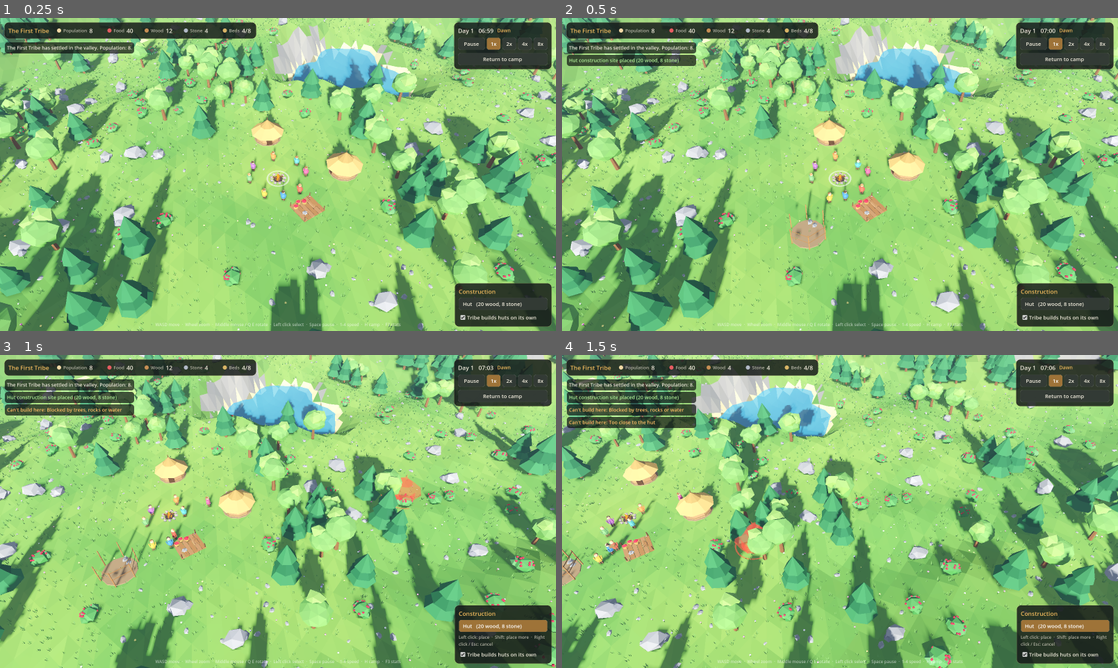
Above: before the commit, frames 1-4 (two rows, left to right).
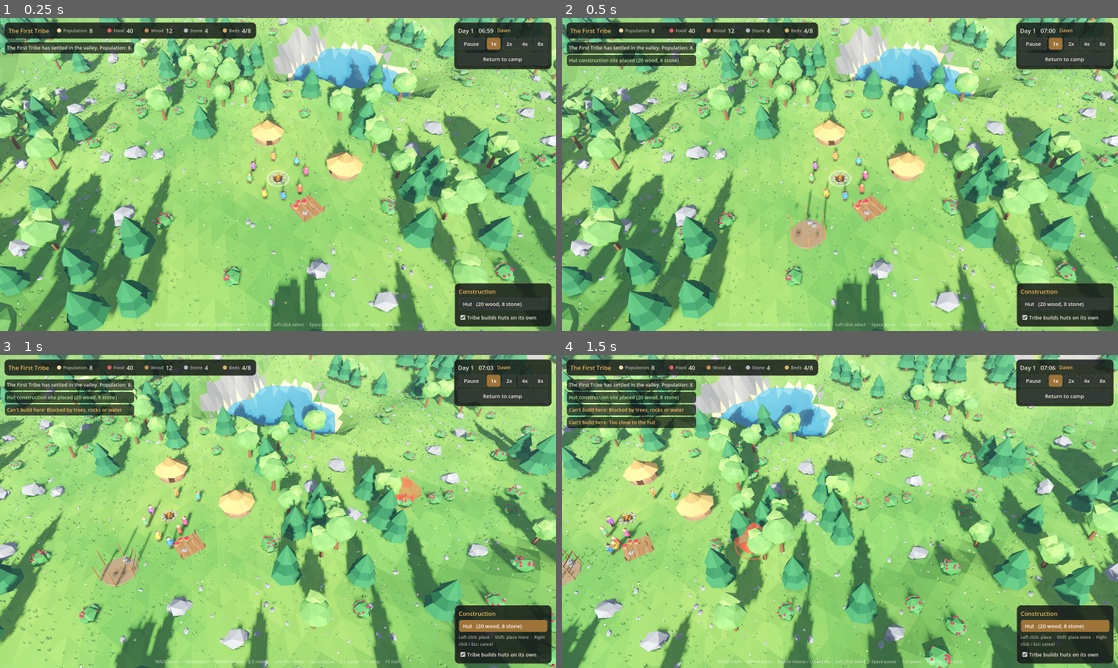
Above: after the commit, the same moments.

Repository: vertopal16-blip/claude_tribe
Game: Godot game, scene res://scenes/main.tscn
Same seed, same stepped clock (60 frames per second), same inputs: the game is played once before the commit and once after it.
Inputs (mouse positions are in pixels of both pictures, inside the frame that each line leads up to):
- Up to frame 1 (0.25 s): no input
- Up to frame 2 (0.5 s): no input
- Up to frame 3 (1 s): move the mouse to (400, 495) at 0.52 s; hold Right from 0.53 s (still down); hold B (build_hut) from 0.53 s (still down); click (400, 495) at 0.67 s
- Up to frame 4 (1.5 s): release Right at 1.25 s; release B (build_hut) at 1.25 s; drag from (728, 527) to (812, 574) at 1.27 s

Frame 1 is identical in both runs. In frame 2, 0.2% of the frame differs, in the area x 47-56%, y 42-60%; in frame 3, 0.5%, in the area x 26-39%, y 41-63%; in frame 4, 0.4%.

Commit message:
Preserve social simulation spec; add architectural seams for it
Social systems are NOT implemented. This adds the design document and the
small seams the future milestone needs:

- docs/FUTURE_SOCIAL_SIMULATION.md: preserved spec, module plan, memory /
  knowledge / dialogue-validation design, seam map, known gaps, phase order
- Villager.record_event(): villager events now carry plain serializable data
  (stable ids, time, day, position) instead of node references
- VillagerKnowledge: single interface for resource lookups (replaceable by
  learned, perception-limited knowledge)
- Stable entity ids for buildings and resource nodes (WorldContext)
- SettlementPlanner extracted from Tribe with a score_site() hook
- Brain RNG seeded from world seed + villager id
- Tests: event payload contract and entity id uniqueness

Co-Authored-By: Claude Opus 5.5 <noreply@anthropic.com>
Claude-Session: https://claude.ai/code/session_017uD38qEKpGpzreGyR6uopG

Diff:
--- a/scripts/autoload/event_bus.gd
+++ b/scripts/autoload/event_bus.gd
@@ -8,8 +8,11 @@
 signal population_changed(count: int)
 signal villager_spawned(villager: Node)
 signal villager_died(villager: Node, cause: String)
-## Generic hook for meaningful villager actions ("ate", "delivered", "built"...).
-## Intended consumer: a future per-villager memory system.
+## Meaningful villager actions ("ate", "delivered", "completed_building"...).
+## Emitted only through Villager.record_event(), so `data` is always plain,
+## serializable values: stable ids instead of node references, plus
+## "villager_id", "time", "day" and "position". Intended consumers: a future
+## per-villager memory system, statistics and save files.
 signal villager_event(villager: Node, event_name: StringName, data: Dictionary)
 signal building_placed(building: Node)
 signal building_completed(building: Node)
--- a/scripts/buildings/building.gd
+++ b/scripts/buildings/building.gd
@@ -8,6 +8,8 @@
 const COLLISION_LAYER := 8  # bit 4 -> "buildings"
 
 var def: BuildingDef
+## Stable id from WorldContext.allocate_entity_id().
+var entity_id: int = 0
 var is_complete := false
 var delivered: Dictionary = ResourceType.empty_amounts()
 var in_transit: Dictionary = ResourceType.empty_amounts()
@@ -37,7 +39,7 @@
 func _ready() -> void:
 	collision_layer = COLLISION_LAYER
 	collision_mask = 0
-	name = "%s_%d" % [String(def.id).capitalize(), get_instance_id()]
+	name = "%s_%d" % [String(def.id).capitalize(), entity_id]
 	var shape := CylinderShape3D.new()
 	shape.radius = def.footprint_radius
 	shape.height = 3.0 if def.housing > 0 else 1.2
--- a/scripts/core/main.gd
+++ b/scripts/core/main.gd
@@ -48,6 +48,7 @@
 	ctx.nav = nav
 	ctx.resources = ResourceRegistry.new(nav)
 	ctx.rng = rng
+	ctx.world_seed = world_seed
 	ctx.world_root = world
 
 	tribe = Tribe.new()
--- a/scripts/core/world_context.gd
+++ b/scripts/core/world_context.gd
@@ -11,3 +11,15 @@
 var rng: RandomNumberGenerator
 ## Node under which world entities (villagers, buildings, nodes) are spawned.
 var world_root: Node3D
+var world_seed: int = 0
+
+var _next_entity_id := 1
+
+
+## Stable id for world objects (buildings, resource nodes). Unlike instance
+## ids these are deterministic for a given seed and safe to persist, so
+## memories and save files can refer to "that hut" or "that tree".
+func allocate_entity_id() -> int:
+	var id := _next_entity_id
+	_next_entity_id += 1
+	return id
--- /dev/null
+++ b/scripts/tribe/settlement_planner.gd
@@ -0,0 +1,82 @@
+class_name SettlementPlanner
+extends RefCounted
+## Decides when the tribe needs new buildings and where they go.
+##
+## Kept separate from Tribe so placement logic can grow independently. Today:
+## the tribe builds huts when beds run short, at the best-scoring valid spot
+## around the camp. Later, per-villager preferences (family, friends, rivals,
+## independence, work places) feed into score_site() so the shape of each
+## settlement emerges from its people.
+
+const INTERVAL := 5.0
+const MAX_AUTO_SITES := 1
+const RING_START := 9.0
+const RING_STEP := 2.5
+## Candidates per ring are spaced about this many metres apart.
+const CANDIDATE_SPACING := 4.0
+
+var tribe: Tribe
+var _timer := 0.0
+
+
+func _init(t: Tribe) -> void:
+	tribe = t
+
+
+func tick(dt: float) -> void:
+	_timer -= dt
+	if _timer > 0.0:
+		return
+	_timer = INTERVAL
+	if tribe.auto_build:
+		_plan_housing()
+
+
+func _plan_housing() -> void:
+	if tribe.planned_housing() >= tribe.population():
+		return
+	var auto_sites := 0
+	for s in tribe.construction_sites():
+		if not s.placed_by_player:
+			auto_sites += 1
+	if auto_sites >= MAX_AUTO_SITES:
+		return
+	var hut := BuildingCatalog.get_def(&"hut")
+	var spot := find_build_spot(hut)
+	if spot != Vector3.INF:
+		tribe.place_building(hut, spot, false)
+
+
+## Best valid spot for `def`, or Vector3.INF if none fits.
+func find_build_spot(def: BuildingDef) -> Vector3:
+	var ctx := tribe.ctx
+	var best := Vector3.INF
+	var best_score := -INF
+	var r := RING_START
+	while r <= ctx.config.settlement_build_radius:
+		var steps := int(TAU * r / CANDIDATE_SPACING)
+		var offset := ctx.rng.randf() * TAU
+		for i in steps:
+			var a := offset + TAU * i / steps
+			var p := tribe.center + Vector3(cos(a), 0, sin(a)) * r
+			if tribe.can_place(def, p) != "":
+				continue
+			var score := score_site(def, p)
+			if score > best_score:
+				best_score = score
+				best = p
+		# Rings are searched inside-out; stop at the first ring with a valid spot
+		# so the camp stays compact (and the search stays cheap).
+		if best != Vector3.INF:
+			return best
+		r += RING_STEP
+	return best
+
+
+## Desirability of a valid spot (higher is better). Currently prefers flat,
+## close ground; this is where social and personal preferences plug in.
+func score_site(_def: BuildingDef, pos: Vector3) -> float:
+	var ctx := tribe.ctx
+	var flatness := ctx.terrain.normal_at(pos.x, pos.z).y
+	var distance := Vector2(pos.x - tribe.center.x, pos.z - tribe.center.z).length()
+	return flatness * 10.0 - distance * 0.1
--- a/scripts/tribe/tribe.gd
+++ b/scripts/tribe/tribe.gd
@@ -7,8 +7,6 @@
 
 const VILLAGER_SCENE := preload("res://scenes/villager.tscn")
 const SEPARATION_RADIUS := 0.75
-const PLANNER_INTERVAL := 5.0
-const MAX_AUTO_SITES := 1
 const MAX_SITES := 4
 
 const NAMES: Array[String] = [
@@ -30,9 +28,9 @@
 var center := Vector3.ZERO
 var auto_build := true
 var deaths := 0
+var planner: SettlementPlanner
 
 var _next_villager_id := 1
-var _planner_timer := 0.0
 var _goal_counts: Dictionary = {}
 var _decisions_left := 0
 
@@ -46,6 +44,7 @@
 func setup(context: WorldContext) -> void:
 	ctx = context
 	auto_build = ctx.config.auto_build_huts
+	planner = SettlementPlanner.new(self)
 	var c := ctx.terrain.settlement_center
 	center = ctx.terrain.snap_to_ground(Vector3(c.x, 0, c.y))
 	campfire = _spawn_building(BuildingCatalog.get_def(&"campfire"), center, true)
@@ -111,10 +110,7 @@
 	_update_separation()
 	for v in villagers.duplicate():
 		v.sim_tick(dt)
-	_planner_timer -= dt
-	if _planner_timer <= 0.0:
-		_planner_timer = PLANNER_INTERVAL
-		_plan_construction()
+	planner.tick(dt)
 	perf_last_tick_ms = (Time.get_ticks_usec() - t0) / 1000.0
 	perf_avg_tick_ms = lerpf(perf_avg_tick_ms, perf_last_tick_ms, 0.05)
 	perf_max_tick_ms = maxf(perf_max_tick_ms, perf_last_tick_ms)
@@ -210,7 +206,7 @@
 	if int(cargo["amount"]) <= 0:
 		return
 	stockpile.add(cargo["type"], cargo["amount"])
-	EventBus.villager_event.emit(v, &"delivered", cargo)
+	v.record_event(&"delivered", {"resource_type": cargo["type"], "amount": cargo["amount"]})
 
 
 func _on_stockpile_changed(amounts: Dictionary) -> void:
@@ -356,6 +352,7 @@
 func _spawn_building(def: BuildingDef, pos: Vector3, complete: bool) -> Building:
 	var b := Building.new()
 	b.setup(def, complete)
+	b.entity_id = ctx.allocate_entity_id()
 	ctx.world_root.add_child(b)
 	# Sit on the lowest point of the footprint so nothing floats.
 	var y := ctx.terrain.height_at(pos.x, pos.z)
@@ -383,35 +380,9 @@
 	EventBus.notify("A new %s has been completed!" % b.def.display_name.to_lower(), &"build")
 
 
-func _plan_construction() -> void:
-	if not auto_build:
-		return
-	var hut := BuildingCatalog.get_def(&"hut")
-	if planned_housing() >= population():
-		return
-	var auto_sites := 0
-	for s in construction_sites():
-		if not s.placed_by_player:
-			auto_sites += 1
-	if auto_sites >= MAX_AUTO_SITES:
-		return
-	var spot := find_build_spot(hut)
-	if spot != Vector3.INF:
-		place_building(hut, spot, false)
-
-
+## Kept for callers that only need a spot; planning lives in SettlementPlanner.
 func find_build_spot(def: BuildingDef) -> Vector3:
-	var r := 9.0
-	while r <= ctx.config.settlement_build_radius:
-		var steps := int(TAU * r / 4.0)
-		var offset := ctx.rng.randf() * TAU
-		for i in steps:
-			var a := offset + TAU * i / steps
-			var p := center + Vector3(cos(a), 0, sin(a)) * r
-			if can_place(def, p) == "":
-				return p
-		r += 2.5
-	return Vector3.INF
+	return planner.find_build_spot(def)
 
 
 # --------------------------------------------------------------------------
--- a/scripts/villager/tasks/build_task.gd
+++ b/scripts/villager/tasks/build_task.gd
@@ -85,7 +85,8 @@
 					var used := site.complete_delivery(material_type, carried)
 					villager.inventory.remove(used)
 					_reserved_amount = 0
-					EventBus.villager_event.emit(villager, &"delivered_materials", {"site": site, "amount": used})
+					villager.record_event(&"delivered_materials", {"building_id": site.entity_id,
+							"building_type": site.def.id, "resource_type": material_type, "amount": used})
 					if site.materials_complete() and site.builders < site.def.max_builders:
 						site.builders += 1
 						_is_builder = true
@@ -105,7 +106,7 @@
 			if site.is_complete:
 				return Status.SUCCEEDED
 			if site.add_work(ctx.config.build_rate * villager.needs.performance() * dt):
-				EventBus.villager_event.emit(villager, &"completed_building", {"building": site})
+				villager.record_event(&"completed_building", {"building_id": site.entity_id, "building_type": site.def.id})
 				return Status.SUCCEEDED
 	return Status.RUNNING
 
--- a/scripts/villager/tasks/eat_task.gd
+++ b/scripts/villager/tasks/eat_task.gd
@@ -28,10 +28,8 @@
 
 
 func _find_bush() -> bool:
-	var region := villager.get_region()
 	for attempt in 3:
-		var candidate := ctx.resources.find_best(ResourceType.FOOD, villager.global_position, region,
-				villager.brain.get_blacklist())
+		var candidate := villager.knowledge.find_resource(ResourceType.FOOD)
 		if candidate == null or not candidate.reserve():
 			return false
 		if villager.movement.move_to(candidate.global_position, 3):
@@ -93,7 +91,10 @@
 	if got <= 0:
 		return _fail("The food was gone")
 	villager.needs.eat(got)
-	EventBus.villager_event.emit(villager, &"ate", {"amount": got, "source": source})
+	var data := {"amount": got, "source": Source.keys()[source].to_lower()}
+	if source == Source.BUSH and is_instance_valid(bush):
+		data["resource_id"] = bush.entity_id
+	villager.record_event(&"ate", data)
 	return Status.SUCCEEDED
 
 
--- a/scripts/villager/tasks/gather_task.gd
+++ b/scripts/villager/tasks/gather_task.gd
@@ -28,10 +28,8 @@
 
 
 func _acquire_node(max_distance: float) -> bool:
-	var region := villager.get_region()
 	for attempt in 3:
-		var candidate := ctx.resources.find_best(resource_type, villager.global_position, region,
-				villager.brain.get_blacklist(), ctx.tribe.storage.global_position, 0.6, max_distance)
+		var candidate := villager.knowledge.find_resource(resource_type, 0.6, max_distance)
 		if candidate == null:
 			return false
 		if not candidate.reserve():
--- a/scripts/villager/villager.gd
+++ b/scripts/villager/villager.gd
@@ -20,6 +20,7 @@
 var ctx: WorldContext
 var needs: VillagerNeeds
 var inventory: VillagerInventory
+var knowledge: VillagerKnowledge
 var movement: VillagerMovement
 var brain: VillagerBrain
 
@@ -51,6 +52,7 @@
 	needs = VillagerNeeds.new(ctx.config)
 	inventory = VillagerInventory.new(ctx.config.carry_capacity)
 	movement = VillagerMovement.new(self, ctx.nav, ctx.terrain, ctx.config.move_speed)
+	knowledge = VillagerKnowledge.new(self)
 	brain = VillagerBrain.new(self)
 	brain.add_modifier(HabitModifier.new())
 
@@ -126,6 +128,17 @@
 	if current_task == null:
 		return VillagerState.label(state)
 	return current_task.describe()
+
+
+## Reports a meaningful action. `data` must hold plain values only (ids, numbers,
+## strings, vectors) - never nodes - so the event can be remembered or saved.
+func record_event(event_name: StringName, data: Dictionary = {}) -> void:
+	var payload := data.duplicate()
+	payload["villager_id"] = villager_id
+	payload["time"] = SimClock.sim_time
+	payload["day"] = SimClock.get_day()
+	payload["position"] = global_position
+	EventBus.villager_event.emit(self, event_name, payload)
 
 
 func die(cause: String) -> void:
--- a/scripts/villager/villager_brain.gd
+++ b/scripts/villager/villager_brain.gd
@@ -40,7 +40,8 @@
 
 func _init(v: Villager) -> void:
 	villager = v
-	_rng.seed = hash(v.villager_id * 7919)
+	# Seeded from the world seed so a replayed world makes the same choices.
+	_rng.seed = hash([v.ctx.world_seed, v.villager_id])
 	_think_timer = _rng.randf_range(0.0, 0.6)  # stagger decisions across villagers
 
 
@@ -86,8 +87,7 @@
 		return true
 	if villager.ctx.tribe.stockpile.get_amount(ResourceType.FOOD) > 0:
 		return true
-	return villager.ctx.resources.find_best(ResourceType.FOOD, villager.global_position,
-			villager.get_region(), get_blacklist()) != null
+	return villager.knowledge.find_resource(ResourceType.FOOD) != null
 
 
 # --------------------------------------------------------------------------
--- /dev/null
+++ b/scripts/villager/villager_knowledge.gd
@@ -0,0 +1,27 @@
+class_name VillagerKnowledge
+extends RefCounted
+## What a villager knows about the world. Every AI lookup of "where is food /
+## wood / stone" goes through here instead of reading global registries
+## directly.
+##
+## Today this answers from complete knowledge of the valley (the tribe is
+## assumed to know its surroundings), filtered by reachability and the
+## villager's short-term list of unreachable targets. The future social
+## simulation replaces the lookups with the villager's own discovered and
+## told-about locations, so villagers can't act on information they could not
+## have learned, without touching tasks or the brain.
+
+var villager: Villager
+
+
+func _init(v: Villager) -> void:
+	villager = v
+
+
+## Best known, reachable, available node of `type`. `home_weight` biases the
+## choice toward nodes close to the stockpile (used when hauling home).
+func find_resource(type: int, home_weight: float = 0.0, max_distance: float = INF) -> ResourceNode:
+	var ctx := villager.ctx
+	var home := ctx.tribe.storage.global_position if home_weight > 0.0 else Vector3.INF
+	return ctx.resources.find_best(type, villager.global_position, villager.get_region(),
+			villager.brain.get_blacklist(), home, home_weight, max_distance)
--- a/scripts/world/resource_node.gd
+++ b/scripts/world/resource_node.gd
@@ -13,6 +13,8 @@
 enum Kind { TREE, ROCK, BUSH }
 
 var kind: int = Kind.TREE
+## Stable id from WorldContext.allocate_entity_id().
+var entity_id: int = 0
 var resource_type: int = ResourceType.WOOD
 var amount: int = 0
 var max_amount: int = 0
--- a/scripts/world/world_generator.gd
+++ b/scripts/world/world_generator.gd
@@ -111,6 +111,7 @@
 
 
 func _add_node(node: ResourceNode, pos: Vector3) -> void:
+	node.entity_id = ctx.allocate_entity_id()
 	_resource_root.add_child(node)
 	node.global_position = ctx.terrain.snap_to_ground(pos) - Vector3(0, 0.05, 0)
 	node.rotation.y = rng.randf() * TAU
--- a/tests/sim_test.gd
+++ b/tests/sim_test.gd
@@ -12,7 +12,7 @@
 var failures: PackedStringArray = []
 var stats := {
 	"ate": 0, "delivered": {0: 0, 1: 0, 2: 0}, "buildings_completed": 0, "deaths": 0,
-	"max_hunger": 0.0, "min_energy": 100.0, "states_seen": {}, "night_sun_energy": -1.0, "day_sun_energy": -1.0,
+	"max_hunger": 0.0, "events": 0, "bad_events": 0, "min_energy": 100.0, "states_seen": {}, "night_sun_energy": -1.0, "day_sun_energy": -1.0,
 }
 var _last_positions := {}
 var _distance := {}
@@ -57,11 +57,19 @@
 
 
 func _on_villager_event(_v: Node, event_name: StringName, data: Dictionary) -> void:
+	stats.events += 1
+	# Memory/persistence contract: plain values only, with who/when/where.
+	for key in ["villager_id", "time", "day", "position"]:
+		if not data.has(key):
+			stats.bad_events += 1
+	for value in data.values():
+		if typeof(value) == TYPE_OBJECT:
+			stats.bad_events += 1
 	match event_name:
 		&"ate":
 			stats.ate += 1
 		&"delivered":
-			stats.delivered[int(data["type"])] += int(data["amount"])
+			stats.delivered[int(data["resource_type"])] += int(data["amount"])
 
 
 func check(cond: bool, what: String) -> void:
@@ -143,6 +151,13 @@
 			near[n.resource_type] += 1
 	check((starve or near[0] >= 8) and near[1] >= 10 and near[2] >= 4, "Start area has reachable food/wood/stone %s" % str(near))
 	check(tribe.campfire != null and tribe.storage != null, "Campfire and stockpile exist")
+	var entity_ids := {}
+	for n in main.ctx.resources.all_nodes():
+		entity_ids[n.entity_id] = true
+	for b in tribe.buildings:
+		entity_ids[b.entity_id] = true
+	check(not entity_ids.has(0) and entity_ids.size() == main.ctx.resources.all_nodes().size() + tribe.buildings.size(),
+			"World objects have unique stable entity ids")
 	check(tribe.housing_capacity() >= 4, "Starting shelters exist (beds=%d)" % tribe.housing_capacity())
 
 	# Camera: zoom / rotate / focus.
@@ -212,6 +227,7 @@
 	var tribe := main.tribe
 	print("[test] final checks after %.0f sim seconds" % SimClock.sim_time)
 	print("[test] stats: %s" % str(stats))
+	check(stats.events > 0 and stats.bad_events == 0, "Villager events are serializable with who/when/where (%d events)" % stats.events)
 	check(stats.ate > 0, "Hungry villagers found and ate food (%d meals)" % stats.ate)
 	check(stats.delivered[ResourceType.FOOD] > 0, "Food gathered and delivered (%d)" % stats.delivered[ResourceType.FOOD])
 	check(stats.delivered[ResourceType.WOOD] > 0, "Wood gathered and delivered (%d)" % stats.delivered[ResourceType.WOOD])
Not shown, added: docs/FUTURE_SOCIAL_SIMULATION.md
